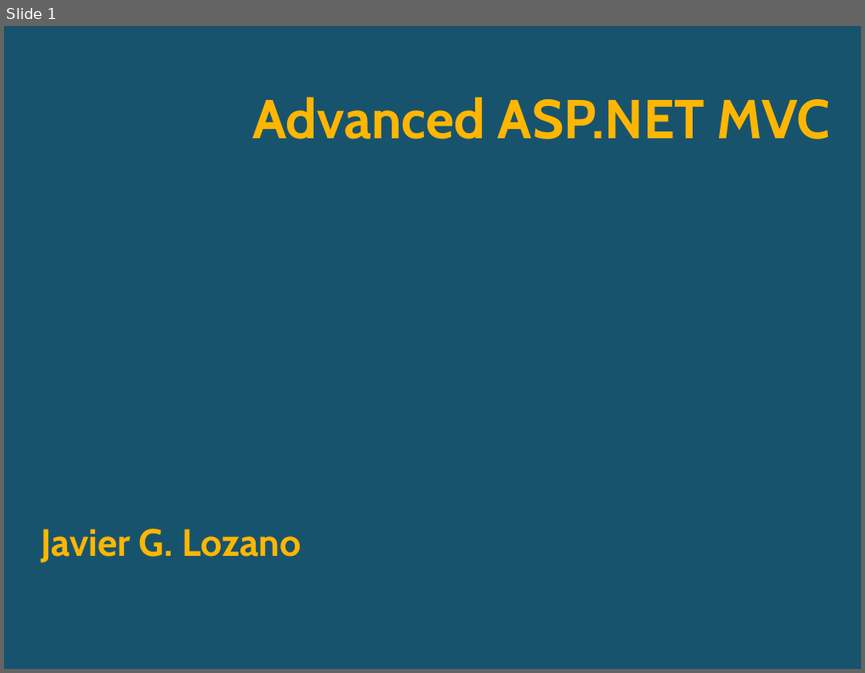
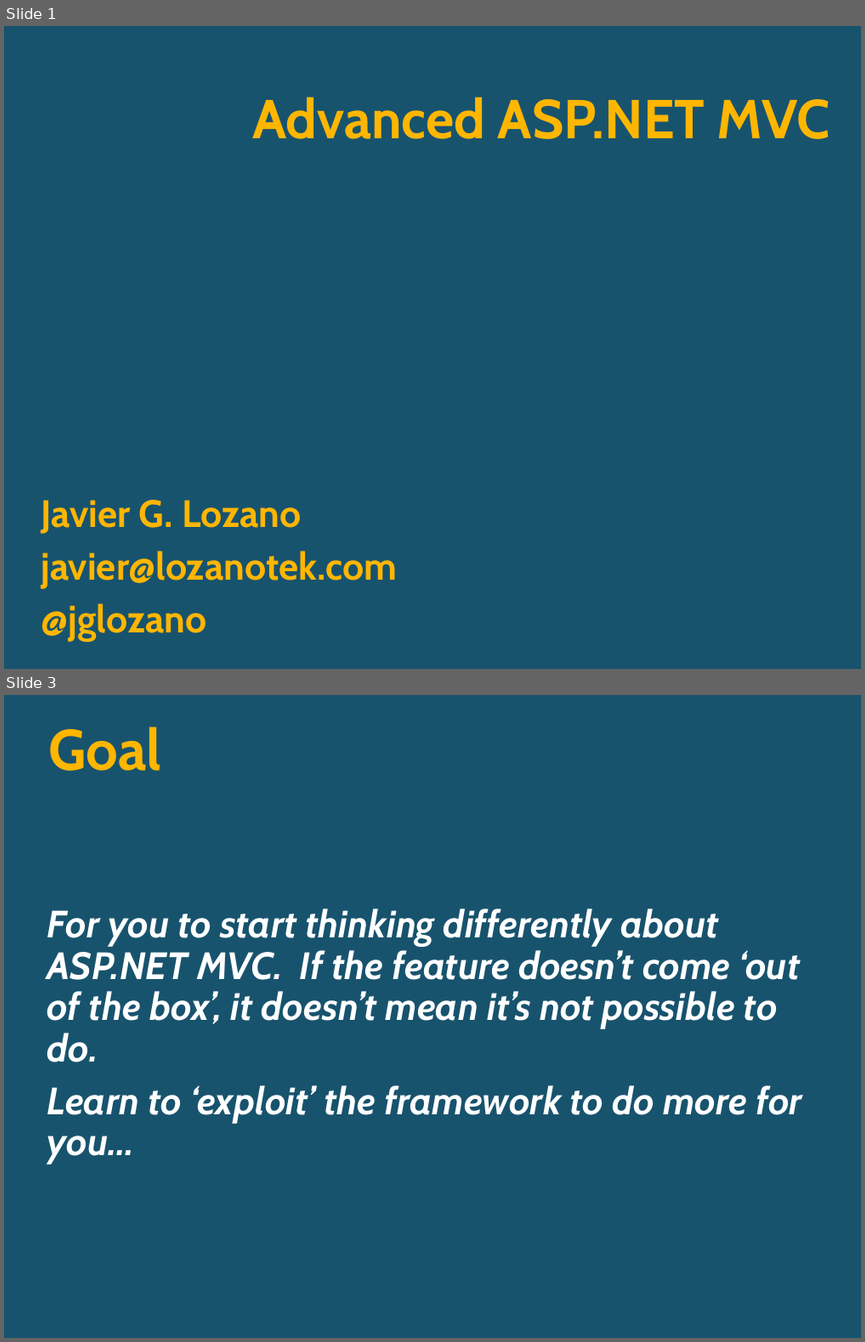
Before and after one commit to lozanotek/advancedmvc, a slide deck: slides/AdvancedMvc.pptx. Shown one above the other, each under a label of ours: slide 1 before the commit, slides 1 and 3 after it; the slides between them are not shown. The pictures are 865x673 and 865x1342 pixels, drawn with LibreOffice and Linux fonts; fonts in the diff are those of the drawing; background and template pictures are left out. Boxes give left, top, right and bottom in pixels: in the first picture for what was removed or moved away, otherwise in the second. Text is boxed around its words. In the diff, an @@ line names an element or a change of style, - is before the commit and + after.

```diff
--- a/slides/AdvancedMvc.pptx
+++ b/slides/AdvancedMvc.pptx
@@ slide 3 added at <box>4,695,861,1338</box>, background picture (left out) @@
@@ title added at <box>48,726,161,771</box>, 48 pt, text #FFB601, bold @@
+Goal
@@ text added at <box>47,908,802,1163</box>, 32 pt, text #FFFFFF, bold, italic @@
+For you to start thinking differently about ASP.NET MVC. If the feature doesn’t come ‘out of the box’, it doesn’t mean it’s not possible to do.
+Learn to ‘exploit’ the framework to do more for you…
@@ slide 1 changed as well @@
@@ subtitle "Javier G. Lozano": place and size @@
-subtitle "Javier G. Lozano" at <box>41,528,301,562</box>
+subtitle "Javier G. Lozano" at <box>41,499,398,641</box>
@@ subtitle at <box>41,550,398,641</box>: paragraphs added @@
+javier@lozanotek.com
+@jglozano
```
Also in this commit, not shown: 3 other slides changed, 2 other slides added.
